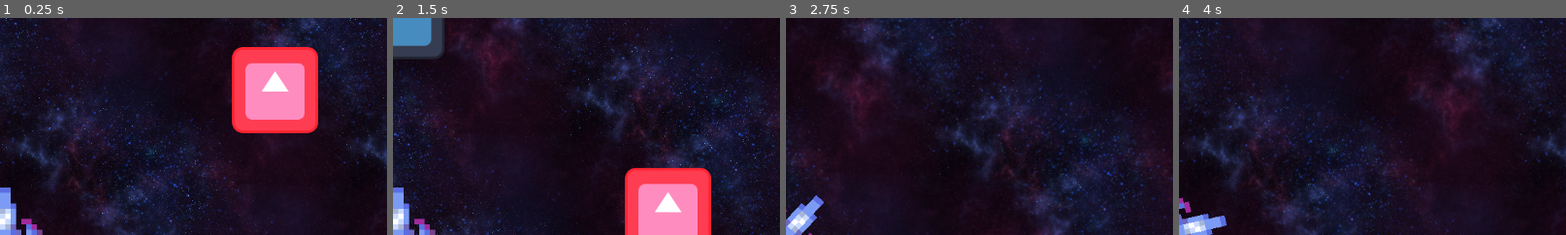
Above: before the commit, frames 1-4 (left to right).
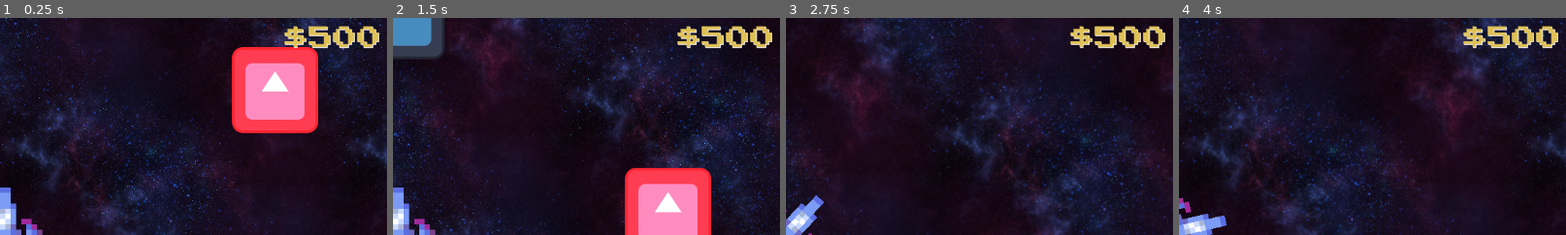
Above: after the commit, the same moments.

Repository: joegriffin2000/starship_jousting_godot
Game: Godot game, scene res://mainspace.tscn
Same seed, same stepped clock (60 frames per second), same inputs: the game is played once before the commit and once after it. The engine's default icon, where the game draws it, is replaced by a stand-in: a white triangle on a blue panel in a dark square.
Inputs (mouse positions are % of the whole screen's width and height, from its top left):
- Up to frame 1 (0.25 s): no input
- Up to frame 2 (1.5 s): click (91, 85) at 0.5 s; move the mouse to (72, 45) at 1.27 s; hold D (right) from 1.28 s (still down); hold Space (dash) from 1.28 s (still down); click (72, 45) at 1.42 s
- Up to frame 3 (2.75 s): release D (right) at 2 s; release Space (dash) at 2 s; drag from (30, 55) to (75, 80) at 2.02 s
- Up to frame 4 (4 s): move the mouse to (60, 28) at 2.77 s; hold D (right) 2.78-3.5 s; hold Space (dash) 2.78-3.5 s; drag from (45, 70) to (20, 35) at 3.52 s
The pictures show only the part of the screen within x 49-99%, y 1-51%; the shares and areas given below are measured in that part.

The runs differ from the first frame. In frame 1, 1.5% of the frame differs, in the area x 73-98%, y 3-14%; in frame 2, 1.5%; in frame 3, 1.5%; in frame 4, 1.5%.

Commit message:
Created HUD Display for Credits
- Updated HUD Scene
- Created new credits.gd script for the credits display
- several Godot updates I don't understand.

Diff:
--- a/UI/HUD.tscn
+++ b/UI/HUD.tscn
@@ -1,6 +1,8 @@
-[gd_scene load_steps=2 format=3 uid="uid://csce5kf7ob4fa"]
+[gd_scene load_steps=4 format=3 uid="uid://csce5kf7ob4fa"]
 
-[ext_resource type="PackedScene" path="res://ability.tscn" id="1_cifeo"]
+[ext_resource type="PackedScene" uid="uid://cumfp14w3h8un" path="res://ability.tscn" id="1_cifeo"]
+[ext_resource type="FontVariation" uid="uid://cqgxin5irqgf7" path="res://fonts/pixelFont.tres" id="2_fsvj7"]
+[ext_resource type="Script" path="res://UI/credits.gd" id="2_pk0r0"]
 
 [node name="HUD" type="CanvasLayer"]
 
@@ -18,3 +20,23 @@
 grow_vertical = 0
 size_flags_horizontal = 8
 size_flags_vertical = 8
+
+[node name="Credits" type="Label" parent="."]
+anchors_preset = -1
+anchor_left = 0.987
+anchor_right = 1.0
+offset_left = -178.0
+offset_top = 1.0
+offset_right = -16.0
+offset_bottom = 117.0
+grow_horizontal = 0
+size_flags_horizontal = 3
+size_flags_vertical = 3
+theme_override_colors/font_color = Color(0.874785, 0.758122, 0.336018, 1)
+theme_override_colors/font_shadow_color = Color(1, 1, 1, 1)
+theme_override_constants/shadow_outline_size = 1
+theme_override_fonts/font = ExtResource("2_fsvj7")
+theme_override_font_sizes/font_size = 36
+text = "$0"
+horizontal_alignment = 2
+script = ExtResource("2_pk0r0")
--- /dev/null
+++ b/UI/credits.gd
@@ -0,0 +1,19 @@
+extends Label
+
+# Called when the node enters the scene tree for the first time.
+func _ready() -> void:
+	get_viewport().size_changed.connect(update_font_size)
+
+func update_font_size():
+	var screen_size = get_viewport_rect().size
+	var m = int(screen_size.x * screen_size.y) / 10000
+	add_theme_font_size_override("font_size",int(m)*.20)
+
+func update_score(score):
+	text = "$"+str(score)
+
+# GET RID OF THIS AND REPLACE WITH SIGNAL vvvvvvvv
+# Called every frame. 'delta' is the elapsed time since the previous frame.
+func _process(delta: float) -> void:
+	update_score(ShipData.credits)
+# ----------------------------------------
--- a/logic/ship_data.gd
+++ b/logic/ship_data.gd
@@ -13,4 +13,4 @@
 @export var dash = false
 
 #Ship resources
-@export var credits = 0
+@export var credits = 500
Not shown: 1 places in mainspace.tscn that only renumber resources
Not shown, added: sj_export/game.apple-touch-icon.png.import
Not shown, added: sj_export/game.icon.png.import
Not shown, added: sj_export/game.png.import
